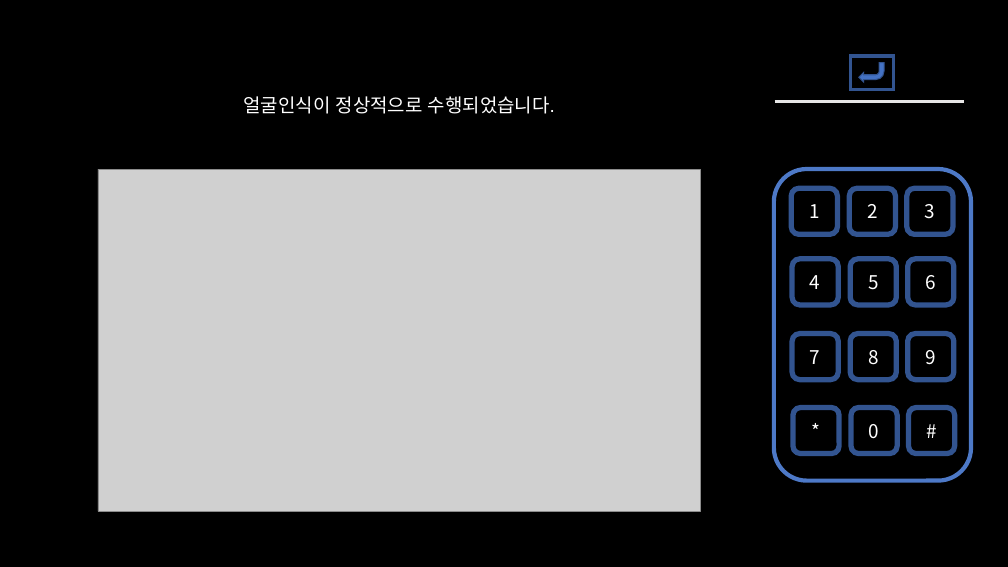
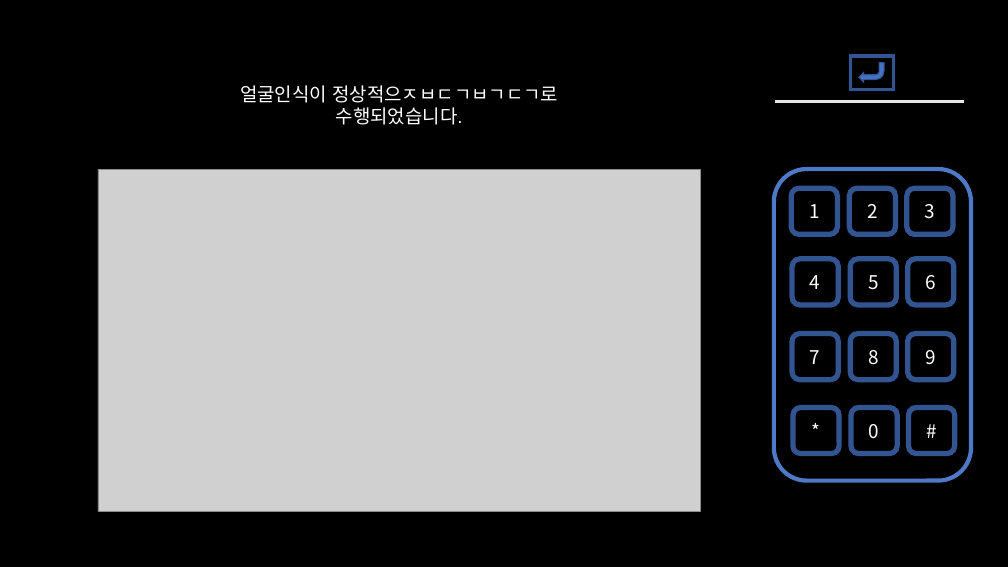
Before and after one commit to yoo-myeong/audtjs, a slide deck: slide 4 of 프레젠테이션1.pptx. Drawn at 1008x567 pixels with LibreOffice and Linux fonts; fonts in the diff are those of the drawing; grey boxes stand for pictures. Boxes give left, top, right and bottom in pixels: in the first picture for what was removed or moved away, otherwise in the second. Text is boxed around its words. In the diff, an @@ line names an element or a change of style, - is before the commit and + after.

```diff
--- a/프레젠테이션1.pptx
+++ b/프레젠테이션1.pptx
@@ text at (240,85,558,125): text changed @@
-얼굴인식이 정상적으로 수행되었습니다.
+얼굴인식이 정상적으ㅈㅂㄷㄱㅂㄱㄷㄱ로 수행되었습니다.
```
